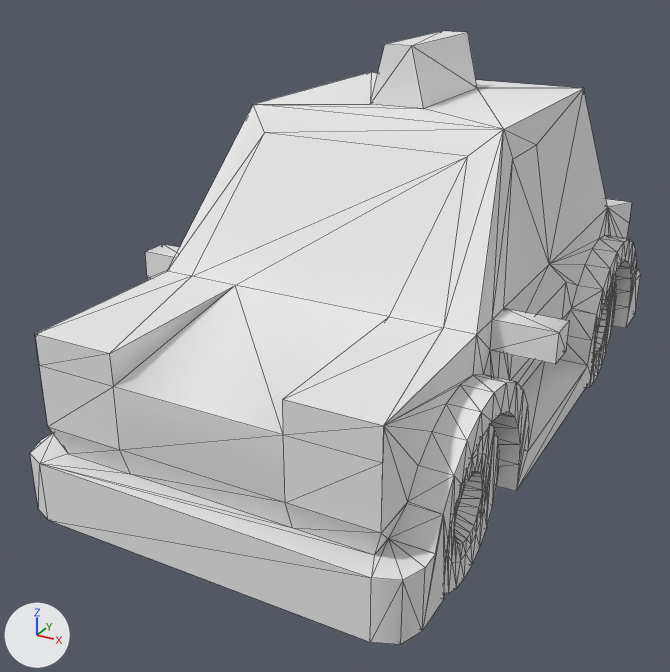
Two versions of the OBJ model Assets/Assets/kenney_car-kit/Models/OBJ format/taxi.obj, one commit apart.
Camera for both pictures: a camera (50 mm lens) standing at (1.36, -2.96, 1.85) and looking at (-0.16, -0.2, 0.47). The lights are fixed; the arrows at lower left show +X, +Y and +Z. The older version comes first. Mesh edges are drawn as thin lines. Where no turn or scale is listed for an object, it has been applied to the vertices.

The scene before the commit, as lines of its bpy script (objects in view):
```python
mat_cartire = principled_material('carTire')
mat_cartire.base_color = (0.8, 0.8, 0.8)  # white #e7e7e7
mat_cartire.roughness = 1.0
mat_lightback = principled_material('lightBack')
mat_lightback.base_color = (0.8, 0.8, 0.8)  # white #e7e7e7
mat_lightback.roughness = 1.0
mat_lightfront = principled_material('lightFront')
mat_lightfront.base_color = (0.8, 0.8, 0.8)  # white #e7e7e7
mat_lightfront.roughness = 1.0
mat_paintyellow = principled_material('paintYellow')
mat_paintyellow.base_color = (0.8, 0.8, 0.8)  # white #e7e7e7
mat_paintyellow.roughness = 1.0
mat_plastic = principled_material('plastic')
mat_plastic.base_color = (0.8, 0.8, 0.8)  # white #e7e7e7
mat_plastic.roughness = 1.0
mat_wheelinside = principled_material('wheelInside')
mat_wheelinside.base_color = (0.8, 0.8, 0.8)  # white #e7e7e7
mat_wheelinside.roughness = 1.0
me_taxi = bpy.data.meshes.new('taxi')
me_taxi.from_pydata(...)  # 880 vertices, 1816 faces; spans x -0.75..0.75, y -1.3..1.35, z 0.0..1.5
# faces by material slot: [804, 828, 142, 4, 18, 12, 4, 4]
me_taxi.materials.append(mat_plastic)  # white #e7e7e7
me_taxi.materials.append(mat_cartire)  # white #e7e7e7
me_taxi.materials.append(mat_paintyellow)  # white #e7e7e7
me_taxi.materials.append(mat_lightfront)  # white #e7e7e7
me_taxi.materials.append(mat_defaultmat)  # white #e7e7e7
me_taxi.materials.append(mat_window)  # white #e7e7e7
me_taxi.materials.append(mat_lightback)  # white #e7e7e7
me_taxi.materials.append(mat_wheelinside)  # white #e7e7e7
ob_taxi = bpy.data.objects.new('taxi', me_taxi)
ob_taxi.location = (0.0, 0.0, 0.0)
```
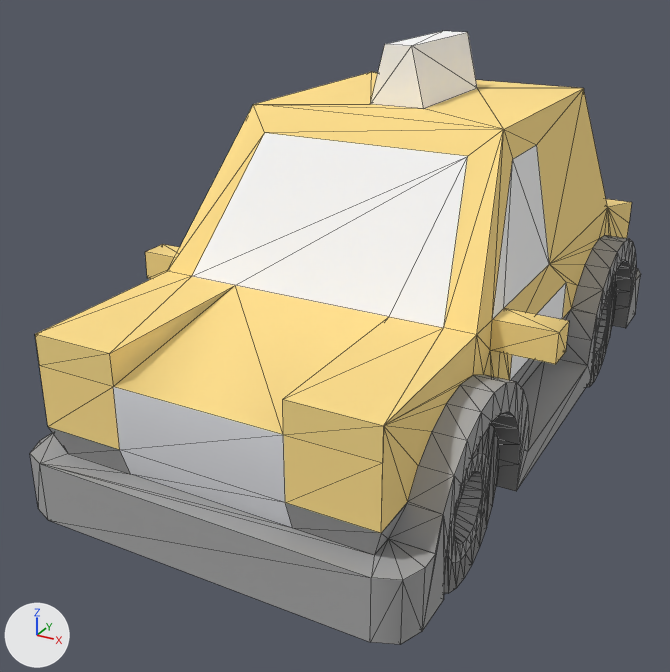
Location of each change, [x1, y1, x2, y2] in pixels of the pictures (670 x 672 px):
'taxi', recoloured: [30, 31, 641, 644] in both

The edits, one by one:
Material 'plastic' (mat_plastic) changes colour from white #e7e7e7 to grey #a5a5a5; in linear values from (0.8, 0.8, 0.8) to (0.376, 0.376, 0.376).
Material 'carTire' (mat_cartire) changes colour from white #e7e7e7 to grey #868686; in linear values from (0.8, 0.8, 0.8) to (0.239, 0.239, 0.239).
Material 'paintYellow' (mat_paintyellow) changes colour from white #e7e7e7 to yellow #ffdf8b; in linear values from (0.8, 0.8, 0.8) to (1.0, 0.74, 0.259).
Material 'lightFront' (mat_lightfront) changes colour from white #e7e7e7 to yellow #fbdd8b; in linear values from (0.8, 0.8, 0.8) to (0.961, 0.725, 0.259).
Material 'lightBack' (mat_lightback) changes colour from white #e7e7e7 to beige #ff9f83; in linear values from (0.8, 0.8, 0.8) to (1.0, 0.349, 0.227).
Material 'wheelInside' (mat_wheelinside) changes colour from white #e7e7e7 to white #e7e8ec; in linear values from (0.8, 0.8, 0.8) to (0.796, 0.805, 0.84).
